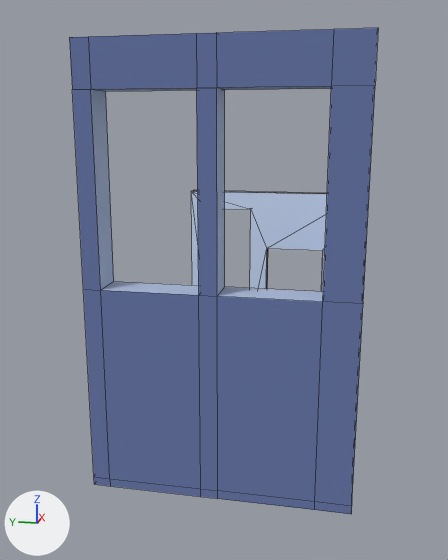
Before and after pictures for a commit that changed the FBX model _INSIDE MAN/The Office/exports/left_row_office_template.fbx.
Camera for both pictures: a 50 mm lens placed at (-11.18, 0.19, 4.12), pointed at (-2.7, 1.89, 2.0). Every picture has the same lights, and +X, +Y and +Z are marked at lower left. Mesh edges are drawn as thin lines. Where no turn or scale is listed for an object, it has been applied to the vertices.

In view in the first picture: 'office_ext_wall', 'office_front_door'.
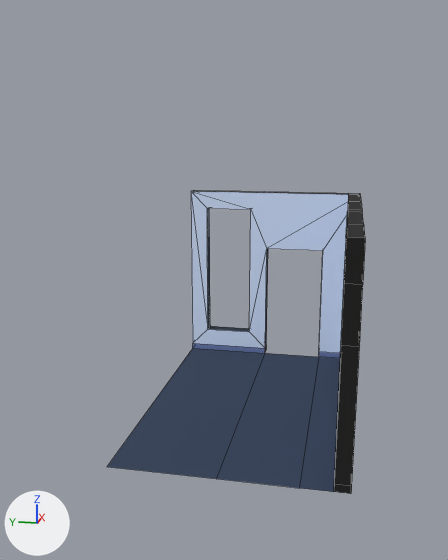
Commit message: The Office

Diff of the bpy script that builds the scene:
```diff
--- a/_INSIDE MAN/The Office/exports/left_row_office_template.fbx.py
+++ b/_INSIDE MAN/The Office/exports/left_row_office_template.fbx.py
@@ ob_office_ext_wall @@
-ob_office_ext_wall = bpy.data.objects.new('office_ext_wall', me_cube_006)
-ob_office_ext_wall.location = (-5.0, 3.0, 0.0)
```

Location of each change, [x1, y1, x2, y2] in pixels of the pictures (448 x 560 px):
'office_ext_wall', deleted (blue)
    before: [69, 28, 378, 514]
'office_floor', unchanged, uncovered by the edit
    after: [107, 348, 340, 492]
'office_left_wall', unchanged, uncovered by the edit
    after: [334, 195, 365, 494]
